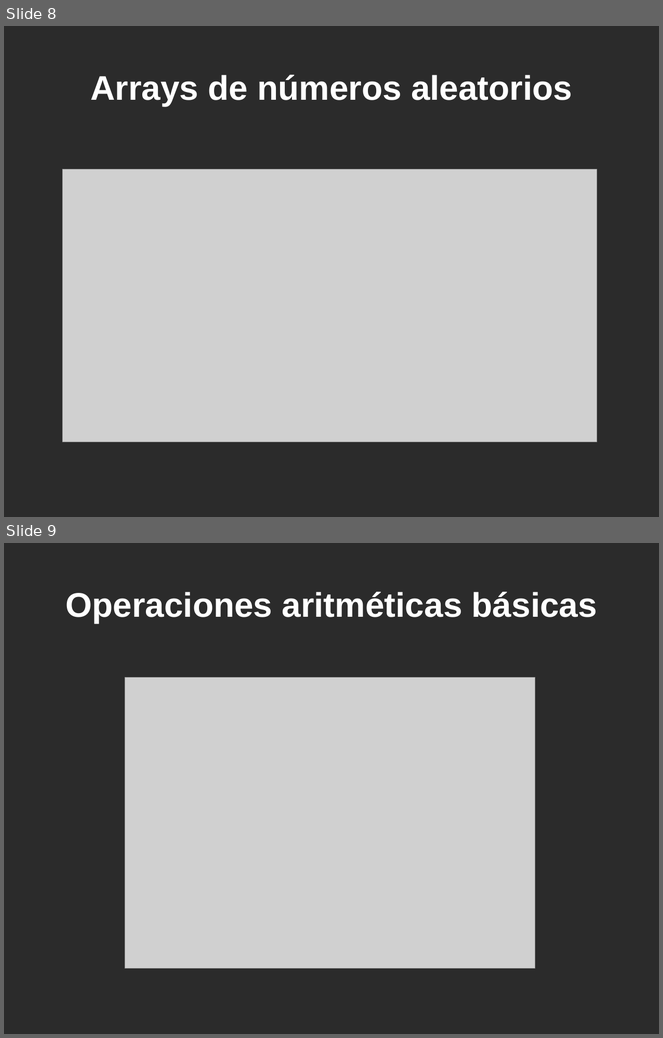
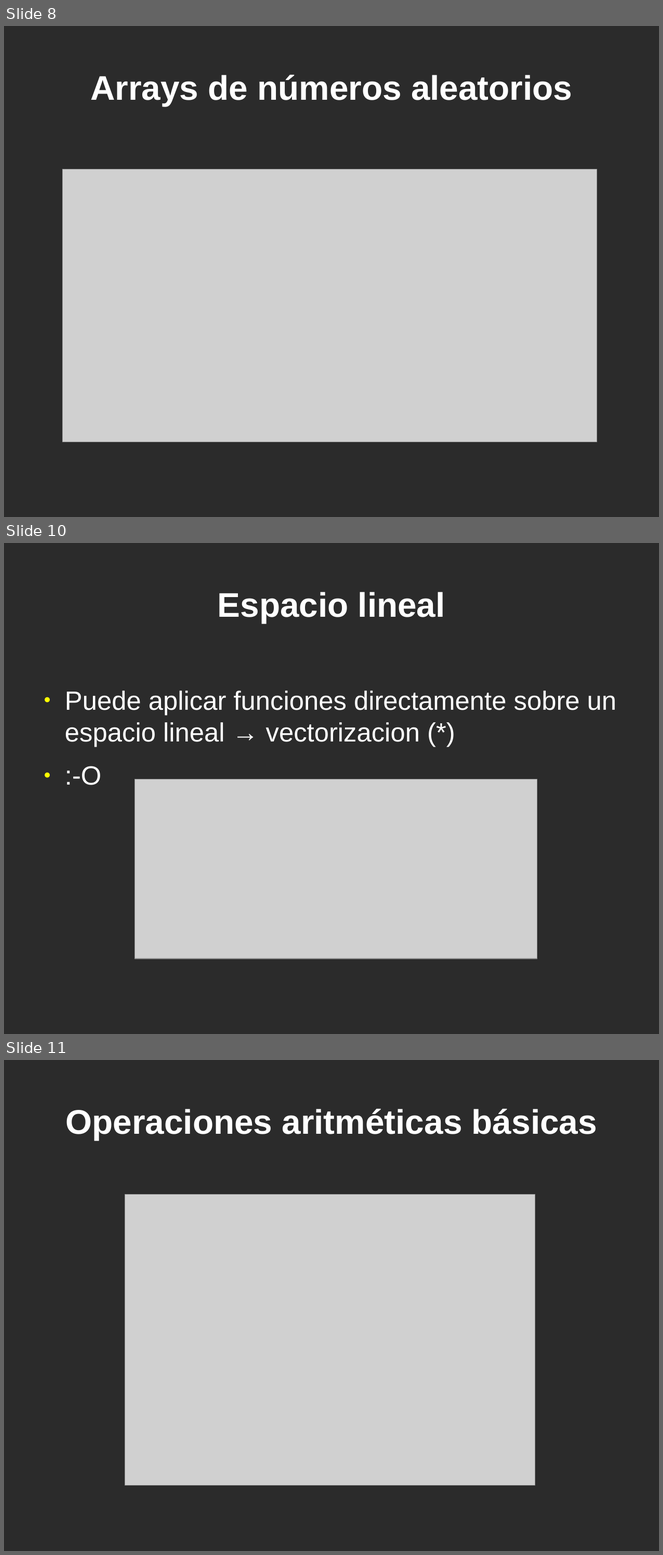
Before and after one commit to jeudy/clases_topicosI2013, a slide deck: 10-Librerias-NumPy.odp. Shown one above the other, each under a label of ours: slides 8 and 9 before the commit, slides 8, 10 and 11 after it; the slides between them are not shown. The pictures are 663x1038 and 663x1555 pixels, drawn with LibreOffice and Linux fonts; fonts in the diff are those of the drawing; grey boxes stand for pictures; background and template pictures are left out; a plain dark background stands for a picture behind light text. Boxes give left, top, right and bottom in pixels: in the first picture for what was removed or moved away, otherwise in the second. Text is boxed around its words. In the diff, an @@ line names an element or a change of style, - is before the commit and + after.

```diff
--- a/10-Librerias-NumPy.odp
+++ b/10-Librerias-NumPy.odp
@@ slide 10 added at (4,543,659,1034), background picture (left out) @@
@@ title added at (218,592,445,623), 41.4 pt, text #FFFFFF, bold @@
+Espacio lineal
@@ text added at (65,691,617,785), 32 pt, text #FFFFFF @@
+● Puede aplicar funciones directamente sobre un espacio lineal → vectorizacion (*)
+● :-O
@@ picture added at (135,780,538,959) @@
@@ what was slide 9 is now slide 11 @@
```
Also in this commit, not shown: 1 other slide added.
